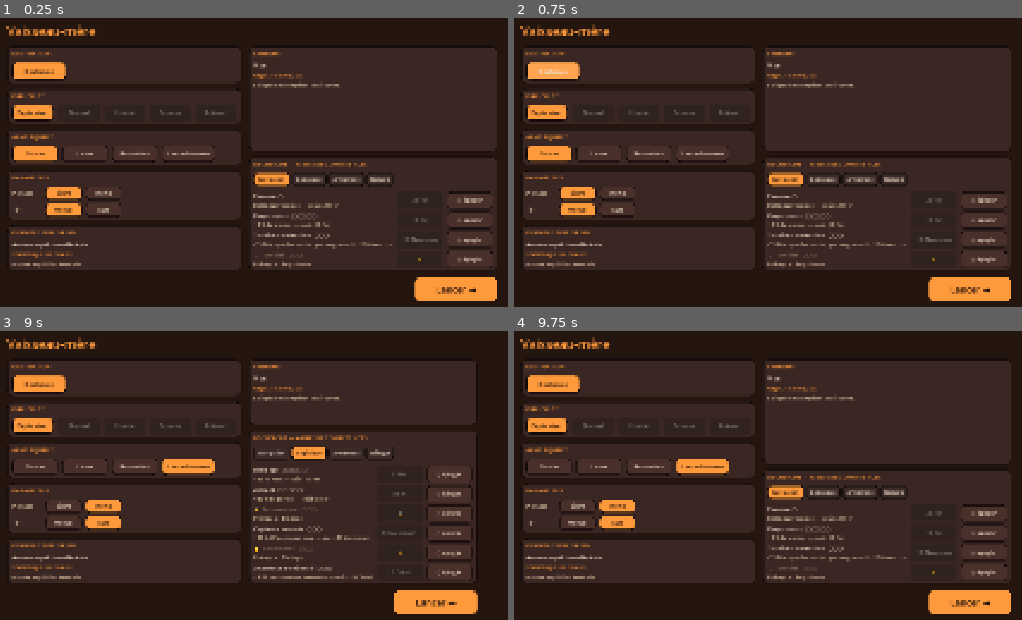
Above: before the commit, frames 1-4 (two rows, left to right).
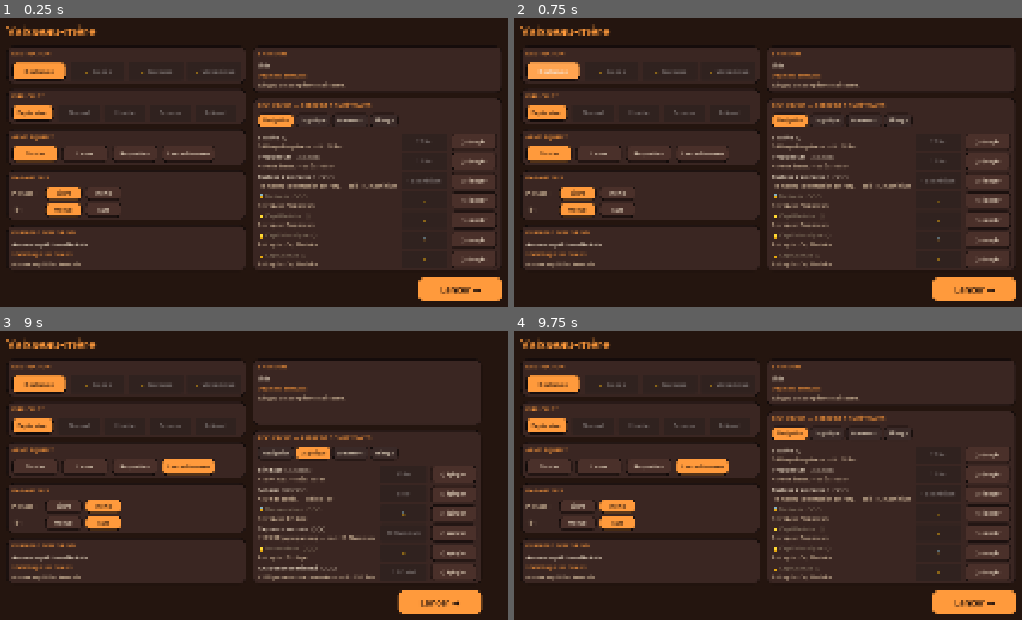
Above: after the commit, the same moments.

Repository: Aym2ric/vaisseau-minier
Game: Godot game, scene res://scenes/main.tscn
The game is run twice, just before and just after one commit, with the same random seed, the same clock (stepped at 60 frames per second) and the same inputs.
Inputs:
- Up to frame 1 (0.25 s): no input
- Up to frame 2 (0.75 s): click "Rocheuse" at 0.5 s
- Up to frame 3 (9 s): click "Exploration" at 1.25 s; click "Blaster" at 2 s; click "Laser" at 2.75 s; click "Roquettes" at 3.5 s; click "Lance-flammes" at 4.25 s; click "Libre" at 5 s; click "Inertie" at 5.75 s; click "Manuel" at 6.5 s; click "Auto" at 7.25 s; click "Navigation" at 8 s; click "Logistique" at 8.75 s
- Up to frame 4 (9.75 s): click "Navigation" at 9.5 s

The runs differ from the first frame. In frame 1, 5.5% of the frame differs, in the area x 16-99%, y 10-98%; in frame 2, 5.5%; in frame 3, 3.9%; in frame 4, 5.5%.

Commit message:
Jalon 6 : Bêta — nouvelles planètes, prérequis compétences, tank/sniper
- Nouvelles planètes jouables (glace, gaz, volcan) débloquées via compétences Navigation
- Système de prérequis DAG sur les compétences, appliqué dans buy_skill() et affiché dans le hub
- 2 nouveaux ennemis : Tank (solide, fonce droit) et Sniper (longue portée, tire par salves)
- 15 nouvelles ressources ; exclusives planétaires, raretés par planète
- Hub : planètes verrouillées visibles, compétences bloquées grisées avec prérequis affichés
- Raccourcis debug F8/F9 pour spawner tank et sniper

Co-Authored-By: Claude Sonnet 4.6 <noreply@anthropic.com>

Diff:
--- a/autoload/game_data.gd
+++ b/autoload/game_data.gd
@@ -66,6 +66,9 @@
 	# Exclusives planétaires
 	"basaltite":  {"name": "Basaltite",    "color": Color(0.400, 0.320, 0.280), "base": 45,  "rare": true,  "weight": 3},
 	"ferrite":    {"name": "Ferrite noire","color": Color(0.350, 0.280, 0.250), "base": 55,  "rare": true,  "weight": 3},
+	"givre":      {"name": "Givre dense",  "color": Color(0.780, 0.900, 1.000), "base": 50,  "rare": true,  "weight": 3},
+	"xenon":      {"name": "Xénon pur",    "color": Color(0.820, 0.700, 1.000), "base": 60,  "rare": true,  "weight": 3},
+	"cendrite":   {"name": "Cendrite",     "color": Color(0.550, 0.380, 0.300), "base": 70,  "rare": true,  "weight": 3},
 	# Boss
 	"noyau":      {"name": "Noyau de gardien", "color": Color(1.0, 0.820, 0.400), "base": 300, "rare": true, "weight": 5},
 }
@@ -77,19 +80,19 @@
 		"friction": 6.0, "wind": 0.0, "exclusive": ["basaltite", "ferrite"],
 	},
 	"glace": {
-		"name": "Glacée", "res": "cristal", "rare": "cryonite", "special": "ice",
+		"name": "Glacée", "res": "cristal", "rare": "givre", "special": "ice",
 		"bg": Color(0.122, 0.196, 0.259), "spot": Color(0.102, 0.169, 0.224), "rock": Color(0.498, 0.592, 0.671),
-		"friction": 1.4, "wind": 0.0,
+		"friction": 1.4, "wind": 0.0, "exclusive": ["cryonite", "givre"],
 	},
 	"gaz": {
-		"name": "Gazeuse", "res": "helium", "rare": "plasma", "special": "gas",
+		"name": "Gazeuse", "res": "helium", "rare": "xenon", "special": "gas",
 		"bg": Color(0.173, 0.122, 0.239), "spot": Color(0.149, 0.102, 0.208), "rock": Color(0.541, 0.478, 0.639),
-		"friction": 4.0, "wind": 260.0,
+		"friction": 4.0, "wind": 260.0, "exclusive": ["plasma", "xenon"],
 	},
 	"volcan": {
-		"name": "Volcanique", "res": "magma", "rare": "obsidienne", "special": "magma",
+		"name": "Volcanique", "res": "magma", "rare": "cendrite", "special": "magma",
 		"bg": Color(0.227, 0.102, 0.071), "spot": Color(0.192, 0.082, 0.055), "rock": Color(0.420, 0.290, 0.251),
-		"friction": 6.0, "wind": 0.0,
+		"friction": 6.0, "wind": 0.0, "exclusive": ["obsidienne", "cendrite"],
 	},
 }
 
@@ -119,6 +122,8 @@
 	"mite":     {"hp": 2.0,  "speed": 150.0, "damage": 8.0,  "radius": 16.0, "xp": 1},
 	"gunner":   {"hp": 6.0,  "speed": 100.0, "damage": 10.0, "radius": 25.0, "xp": 4},
 	"rammer":   {"hp": 5.0,  "speed": 540.0, "damage": 14.0, "radius": 22.0, "xp": 3},
+	"tank":     {"hp": 20.0, "speed": 55.0,  "damage": 18.0, "radius": 36.0, "xp": 8},
+	"sniper":   {"hp": 4.0,  "speed": 80.0,  "damage": 12.0, "radius": 20.0, "xp": 5, "range": 420.0, "shot_cooldown": 2.5},
 	"guardian": {"hp": 30.0, "speed": 450.0, "damage": 25.0, "radius": 55.0, "xp": 15},
 }
 
@@ -173,8 +178,11 @@
 	# Arbre Navigation
 	"dash":          {"name": "Esquive",             "desc": "Débloque l'esquive.",               "cost": 20, "cost_res": "fer",       "max": 1, "tab": "navigation", "prereqs": []},
 	"thrust":        {"name": "Propulseurs",          "desc": "+8 % de vitesse.",                  "cost": 10, "cost_res": "fer",       "max": 5, "tab": "navigation", "prereqs": []},
-	"extract_boost": {"name": "Turbine d'extraction", "desc": "-15 % temps d'extraction par rang.","cost": 12, "cost_res": "aluminium", "max": 3, "tab": "navigation", "prereqs": []},
-	"threat_slow":   {"name": "Furtivité",            "desc": "-12 % taux de menace par rang.",    "cost": 20, "cost_res": "aluminium", "max": 3, "tab": "navigation", "prereqs": ["thrust"]},
+	"extract_boost": {"name": "Turbine d'extraction", "desc": "-15 % temps d'extraction par rang.",  "cost": 12, "cost_res": "aluminium", "max": 3, "tab": "navigation", "prereqs": []},
+	"threat_slow":   {"name": "Furtivité",            "desc": "-12 % taux de menace par rang.",      "cost": 20, "cost_res": "aluminium", "max": 3, "tab": "navigation", "prereqs": ["thrust"]},
+	"nav_glace":     {"name": "Cap Glaciaire",         "desc": "Débloque la planète Glacée.",         "cost": 25, "cost_res": "fer",       "max": 1, "tab": "navigation", "prereqs": ["thrust"], "unlocks_planet": "glace"},
+	"nav_volcan":    {"name": "Cap Volcanique",        "desc": "Débloque la planète Volcanique.",     "cost": 20, "cost_res": "titane",    "max": 1, "tab": "navigation", "prereqs": ["nav_glace"], "unlocks_planet": "volcan"},
+	"nav_gaz":       {"name": "Cap Gazeux",            "desc": "Débloque la planète Gazeuse.",        "cost": 20, "cost_res": "cryonite",  "max": 1, "tab": "navigation", "prereqs": ["nav_glace"], "unlocks_planet": "gaz"},
 	# Arbre Logistique
 	"hull":          {"name": "Blindage",             "desc": "+15 PV max.",                       "cost": 15, "cost_res": "fer",       "max": 5, "tab": "logistique", "prereqs": []},
 	"magnet":        {"name": "Aimant",               "desc": "+30 % de portée.",                  "cost": 8,  "cost_res": "fer",       "max": 5, "tab": "logistique", "prereqs": []},
--- a/autoload/save_game.gd
+++ b/autoload/save_game.gd
@@ -104,5 +104,10 @@
 		inventory.erase(res_id)
 	var skills: Dictionary = data["skills"]
 	skills[id] = level + 1
+	# Déblocage planète si le skill le prévoit
+	var planet_unlock: String = String(def.get("unlocks_planet", ""))
+	if planet_unlock != "":
+		var unlocked: Dictionary = data["unlocked"]
+		unlocked[planet_unlock] = true
 	save_game()
 	return true
--- /dev/null
+++ b/scenes/enemies/sniper.gd
@@ -0,0 +1,34 @@
+class_name Sniper
+extends Enemy
+## Sniper : reste à longue portée, tire des salves lentes mais puissantes.
+
+const BULLET_SCENE = preload("res://scenes/enemies/enemy_bullet.tscn")
+
+var fire_timer := 2.0
+
+
+func _init() -> void:
+	kind = "sniper"
+	fire_timer = randf_range(1.5, 3.0)
+
+
+func _behave(delta: float) -> void:
+	var to   := target.position - position
+	var dist := maxf(to.length(), 0.001)
+	var dir  := to / dist
+	var want := 0.0
+	var range_dist: float = GameData.ENEMIES["sniper"]["range"]
+	if dist > range_dist:
+		want = 1.0
+	elif dist < range_dist * 0.65:
+		want = -1.0
+	velocity = velocity.lerp(dir * want * speed, minf(1.0, 2.0 * delta))
+	rotation = dir.angle()
+	fire_timer -= delta
+	if fire_timer <= 0.0 and on_screen() and dist < range_dist * 1.2:
+		fire_timer = float(GameData.ENEMIES["sniper"]["shot_cooldown"]) * randf_range(0.8, 1.2)
+		var bullet: EnemyBullet = BULLET_SCENE.instantiate()
+		bullet.position = position
+		bullet.velocity = dir * 320.0
+		bullet.damage   = contact_damage
+		shots.add_child(bullet)
--- /dev/null
+++ b/scenes/enemies/sniper.tscn
@@ -0,0 +1,17 @@
+[gd_scene load_steps=4 format=3]
+
+[ext_resource type="Script" path="res://scenes/enemies/sniper.gd" id="1_sniper"]
+[ext_resource type="Texture2D" path="res://assets/sprites/gunner.svg" id="2_sniper_tex"]
+
+[sub_resource type="CircleShape2D" id="CircleShape2D_sniper"]
+radius = 14.0
+
+[node name="Sniper" type="Area2D"]
+script = ExtResource("1_sniper")
+
+[node name="CollisionShape2D" type="CollisionShape2D" parent="."]
+shape = SubResource("CircleShape2D_sniper")
+
+[node name="Sprite2D" type="Sprite2D" parent="."]
+texture = ExtResource("2_sniper_tex")
+scale = Vector2(1.3, 1.3)
--- /dev/null
+++ b/scenes/enemies/tank.gd
@@ -0,0 +1,13 @@
+class_name Tank
+extends Enemy
+## Tank : lent, très résistant, dégâts de contact élevés. Fonce droit vers la cible.
+
+
+func _init() -> void:
+	kind = "tank"
+
+
+func _behave(delta: float) -> void:
+	var desired := (target.position - position).normalized() * speed
+	velocity = velocity.lerp(desired, minf(1.0, 1.5 * delta))
+	rotation = (target.position - position).angle()
--- /dev/null
+++ b/scenes/enemies/tank.tscn
@@ -0,0 +1,17 @@
+[gd_scene load_steps=4 format=3]
+
+[ext_resource type="Script" path="res://scenes/enemies/tank.gd" id="1_tank"]
+[ext_resource type="Texture2D" path="res://assets/sprites/rammer.svg" id="2_tank_tex"]
+
+[sub_resource type="CircleShape2D" id="CircleShape2D_tank"]
+radius = 24.0
+
+[node name="Tank" type="Area2D"]
+script = ExtResource("1_tank")
+
+[node name="CollisionShape2D" type="CollisionShape2D" parent="."]
+shape = SubResource("CircleShape2D_tank")
+
+[node name="Sprite2D" type="Sprite2D" parent="."]
+texture = ExtResource("2_tank_tex")
+scale = Vector2(2.2, 2.2)
--- a/scenes/hub/hub.gd
+++ b/scenes/hub/hub.gd
@@ -96,20 +96,21 @@
 	content.add_child(row)
 	var unlocked: Dictionary = SaveGame.data["unlocked"]
 	for id in GameData.PLANETS:
-		if not unlocked.has(id):
-			continue
 		var planet: Dictionary = GameData.PLANETS[id]
+		var is_unlocked: bool = unlocked.has(id)
 		var btn := Button.new()
-		btn.text = planet["name"]
+		btn.text = planet["name"] if is_unlocked else "🔒 %s" % planet["name"]
 		btn.custom_minimum_size = Vector2(130, 44)
 		btn.add_theme_font_size_override("font_size", 15)
-		var pid: String = id
-		btn.pressed.connect(func() -> void:
-			_selected_planet = pid
-			_refresh()
-		)
+		btn.disabled = not is_unlocked
+		if is_unlocked:
+			var pid: String = id
+			btn.pressed.connect(func() -> void:
+				_selected_planet = pid
+				_refresh()
+			)
 		row.add_child(btn)
-		_planet_buttons.append({"id": id, "btn": btn})
+		_planet_buttons.append({"id": id, "btn": btn, "locked": not is_unlocked})
 
 
 func _build_difficulty_section(parent: Node) -> void:
--- a/scenes/main.gd
+++ b/scenes/main.gd
@@ -175,6 +175,8 @@
 				KEY_F5: sector.spawn_enemy("guardian")
 				KEY_F6: RunState.complete_mission()
 				KEY_F7: RunState.heal(RunState.max_hull)
+				KEY_F8: sector.spawn_enemy("tank")
+				KEY_F9: sector.spawn_enemy("sniper")
 
 
 func _resume() -> void:
@@ -210,6 +212,8 @@
 		["[F5] Spawn gardien",       func() -> void: sector.spawn_enemy("guardian"),        dbg],
 		["[F6] Mission accomplie",   func() -> void: RunState.complete_mission(),            dbg],
 		["[F7] Soigner (coque max)", func() -> void: RunState.heal(RunState.max_hull),      dbg],
+		["[F8] Spawn tank",           func() -> void: sector.spawn_enemy("tank"),            dbg],
+		["[F9] Spawn sniper",         func() -> void: sector.spawn_enemy("sniper"),          dbg],
 		["Reprendre",                _resume],
 	])
 
--- a/scenes/sector/sector.gd
+++ b/scenes/sector/sector.gd
@@ -9,6 +9,8 @@
 	"mite":     preload("res://scenes/enemies/mite.tscn"),
 	"gunner":   preload("res://scenes/enemies/gunner.tscn"),
 	"rammer":   preload("res://scenes/enemies/rammer.tscn"),
+	"tank":     preload("res://scenes/enemies/tank.tscn"),
+	"sniper":   preload("res://scenes/enemies/sniper.tscn"),
 	"guardian": preload("res://scenes/enemies/guardian.tscn"),
 }
 
@@ -359,6 +361,8 @@
 		"mite":   {"weight": 4.0},
 		"gunner": {"weight": 1.5 if lvl >= 2 else 0.4},
 		"rammer": {"weight": 1.5 if lvl >= 2 else 0.3},
+		"tank":   {"weight": 0.6 if lvl >= 2 else 0.0},
+		"sniper": {"weight": 0.8 if lvl >= 2 else 0.1},
 	}
 	for _i in 1 + lvl / 2:
 		var kind := _pick_weighted(weights)
